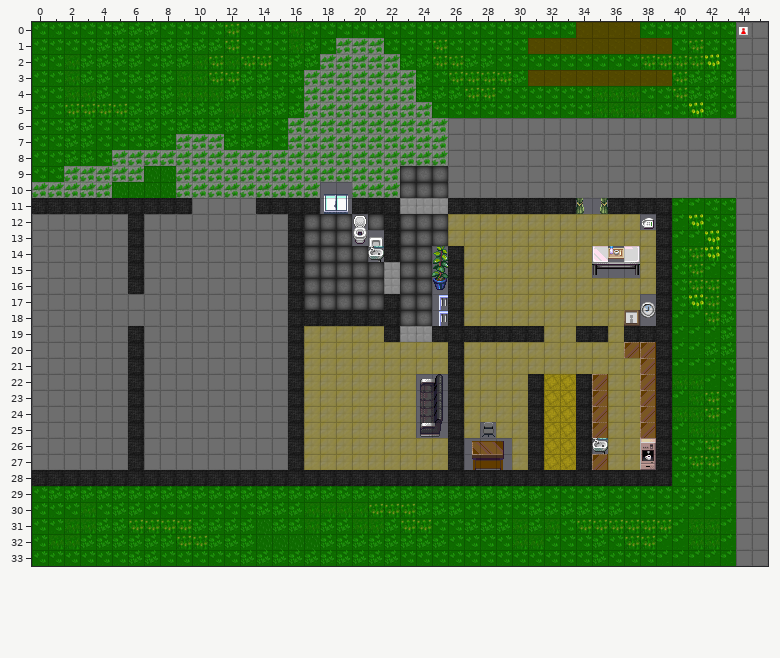
Tiled map (JSON) -- maps/map-trierweiler.json. Above is the file before it was changed.
Cells are 32x32 px. Shown: x 0..45, y 0..33.
The result:
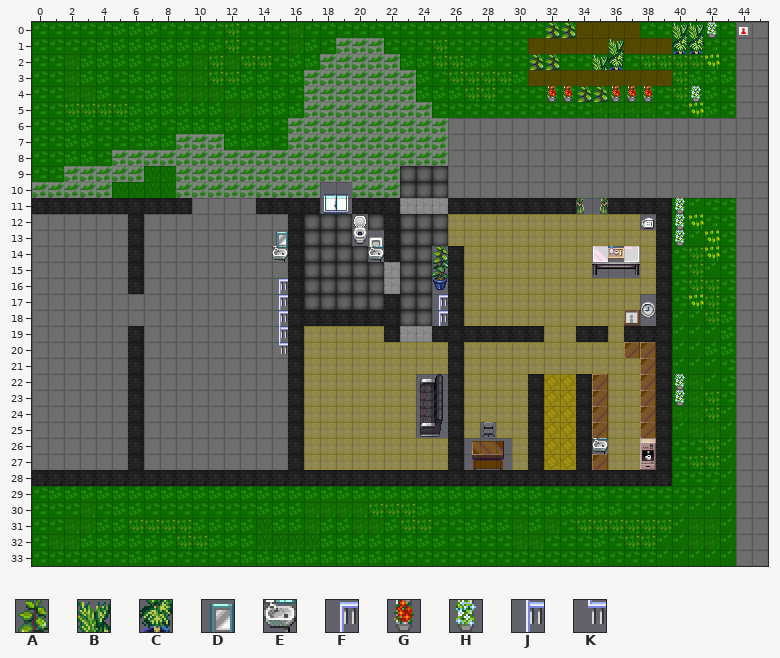
Key: from "office_1": A 164, B 181, C 197, D 200, E 216, F 217, G 229, H 230, J 233, K 249.
_ is an empty cell.
Tiles of an added or newly shown layer are drawn over the layers below it.
What changed:
{"where": "layer \"interior\" (added)"}
{"y":0,"x":32,"old":"__","new":"AA"}
{"y":0,"x":40,"old":"___","new":"BBH"}
{"y":1,"x":36,"old":"_","new":"B"}
{"y":1,"x":40,"old":"__","new":"CC"}
{"y":2,"x":31,"old":"__","new":"AA"}
{"y":2,"x":35,"old":"__","new":"BC"}
{"y":4,"x":32,"old":"_______","new":"GGAAGGG"}
{"y":4,"x":41,"old":"_","new":"H"}
{"y":11,"x":40,"old":"_","new":"H"}
{"y":12,"x":40,"old":"_","new":"H"}
{"y":13,"x":15,"old":"_","new":"D"}
{"y":13,"x":40,"old":"_","new":"H"}
{"y":14,"x":15,"old":"_","new":"E"}
{"y":16,"x":15,"old":"_","new":"F"}
{"y":17,"x":15,"old":"_","new":"F"}
{"y":18,"x":15,"old":"_","new":"F"}
{"y":19,"x":15,"old":"_","new":"J"}
{"y":20,"x":15,"old":"_","new":"K"}
{"y":22,"x":40,"old":"_","new":"H"}
{"y":23,"x":40,"old":"_","new":"H"}
